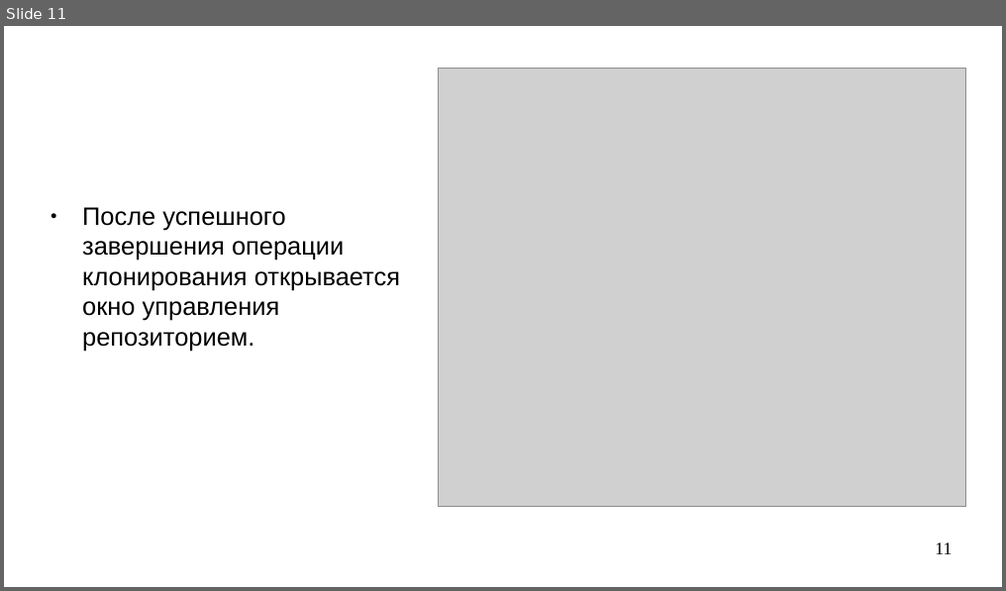
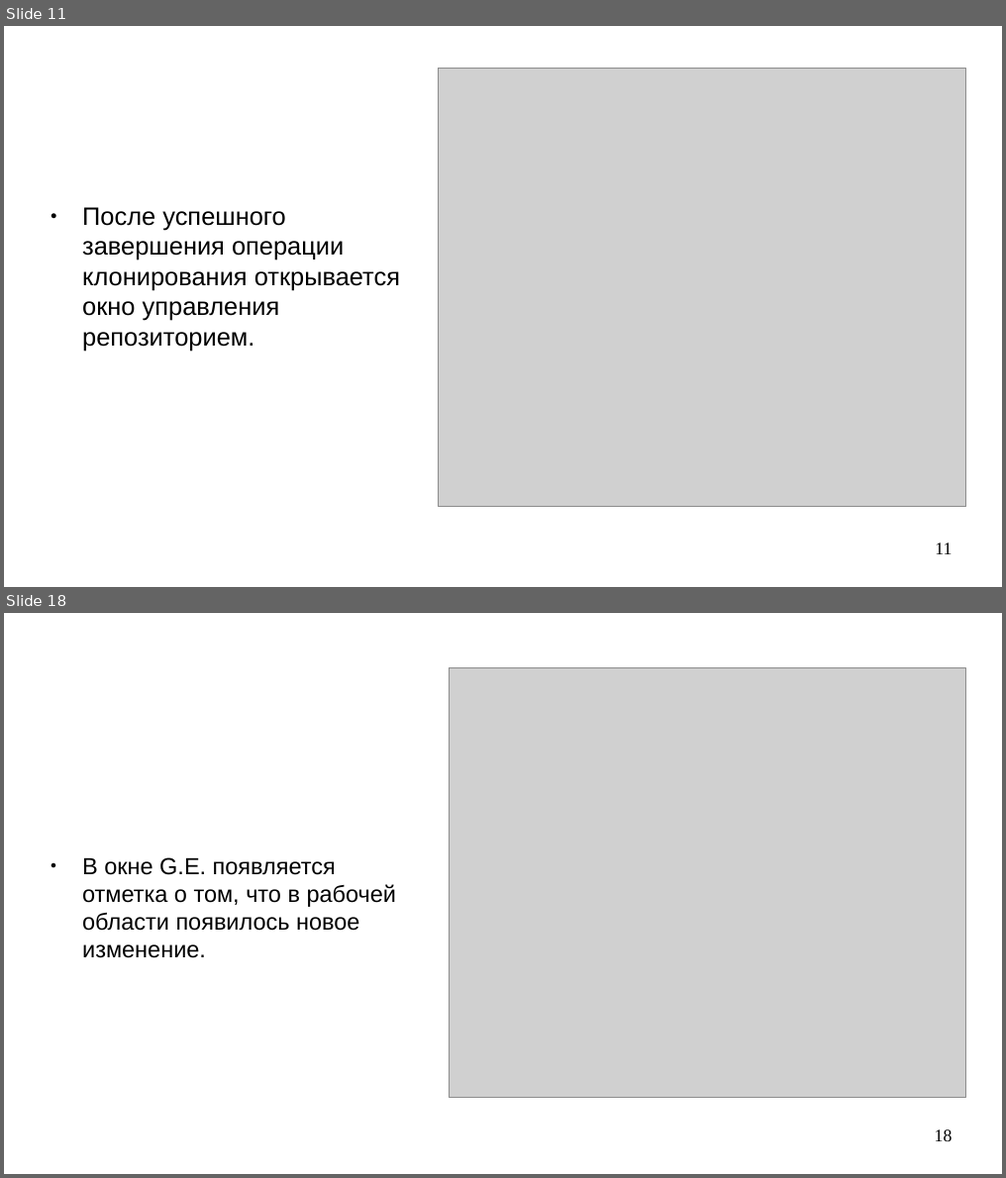
Before and after one commit to steelcraft/stud-lab, a slide deck: Практические занятия/Работа с Git.odp. Shown one above the other, each under a label of ours: slide 11 before the commit, slides 11 and 18 after it; the slides between them are not shown. The pictures are 1006x591 and 1006x1178 pixels, drawn with LibreOffice and Linux fonts; fonts in the diff are those of the drawing; grey boxes stand for pictures. Boxes give left, top, right and bottom in pixels: in the first picture for what was removed or moved away, otherwise in the second. Text is boxed around its words. In the diff, an @@ line names an element or a change of style, - is before the commit and + after.

```diff
--- a/Практические занятия/Работа с Git.odp
+++ b/Практические занятия/Работа с Git.odp
@@ slide 18 added at bbox=[4, 613, 1002, 1174], background #FFFFFF @@
@@ picture added at bbox=[450, 668, 966, 1098] @@
@@ text added at bbox=[82, 858, 396, 959], 18.5 pt, text #000000 @@
+● В окне G.E. появляется отметка о том, что в рабочей области появилось новое изменение.
@@ page number added at bbox=[935, 1130, 952, 1142], 14 pt, text #000000 @@
+18
```
Also in this commit, not shown: 3 slides changed, 6 other slides added.
